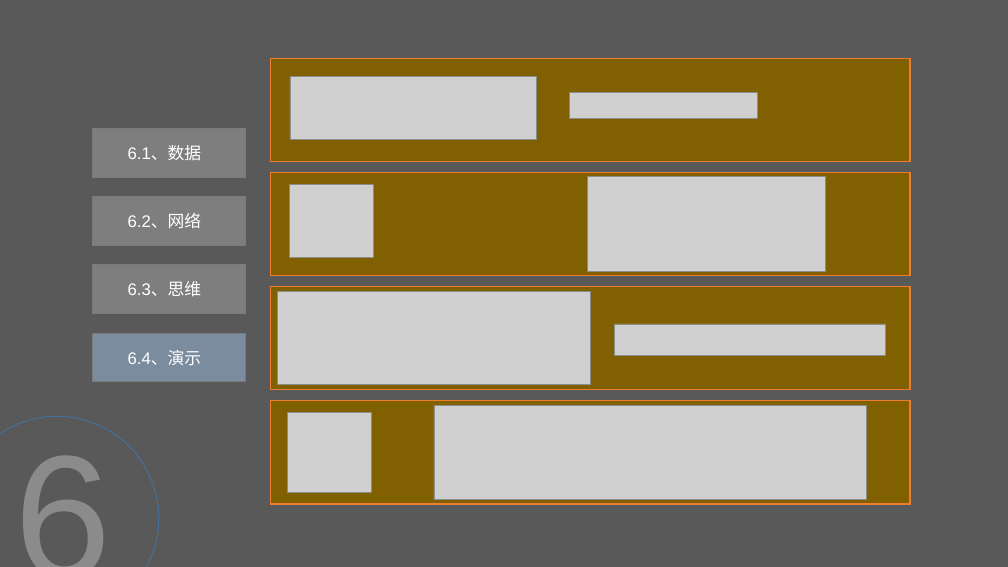
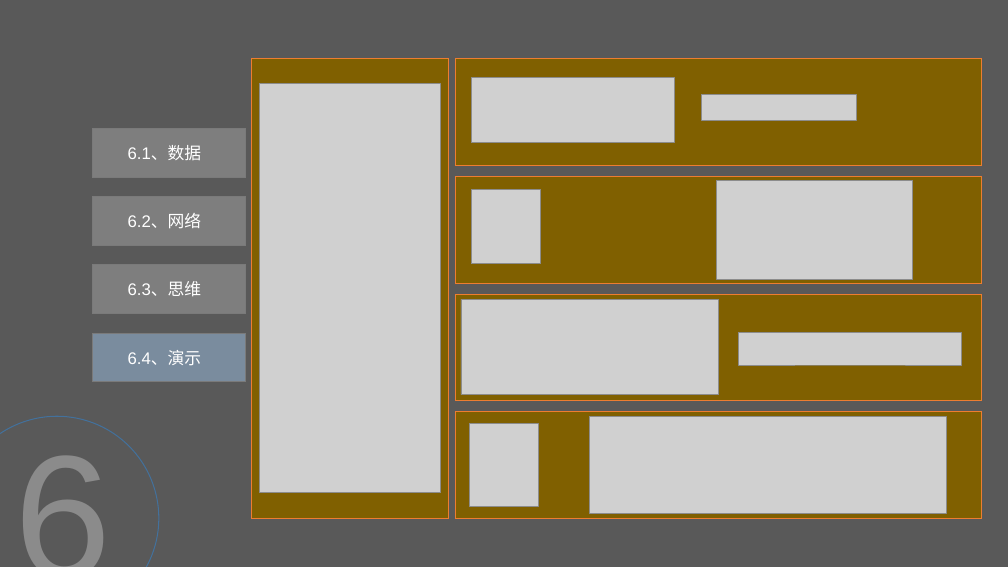
Before and after one commit to jiaxiaogang/HELIX_THEORY, a slide deck: slide 22 of Other/9_公司内AI技术分享20180628.pptx. Drawn at 1008x567 pixels with LibreOffice and Linux fonts; fonts in the diff are those of the drawing; grey boxes stand for pictures; background and template pictures are left out. Boxes give left, top, right and bottom in pixels: in the first picture for what was removed or moved away, otherwise in the second. Text is boxed around its words. In the diff, an @@ line names an element or a change of style, - is before the commit and + after.

Commit message:
Update ppt;

```diff
--- a/Other/9_公司内AI技术分享20180628.pptx
+++ b/Other/9_公司内AI技术分享20180628.pptx
@@ rectangle added at box(251, 59, 449, 519), fill #806000, outline #ED7D31 1 pt @@
@@ rectangle: place and size @@
-rectangle at box(271, 58, 910, 162)
+rectangle at box(456, 59, 982, 166)
@@ picture added at box(260, 84, 441, 493) @@
@@ picture: place and size @@
-picture at box(290, 76, 536, 140)
+picture at box(471, 77, 674, 143)
@@ picture: place and size @@
-picture at box(569, 93, 758, 118)
+picture at box(702, 95, 857, 120)
@@ rectangle: place and size @@
-rectangle at box(271, 172, 910, 276)
+rectangle at box(456, 177, 982, 284)
@@ picture: place and size @@
-picture at box(290, 185, 374, 258)
+picture at box(471, 189, 540, 264)
@@ picture: place and size @@
-picture at box(588, 176, 826, 272)
+picture at box(717, 180, 913, 279)
@@ rectangle: place and size @@
-rectangle at box(271, 287, 910, 390)
+rectangle at box(456, 294, 982, 401)
@@ picture: place and size @@
-picture at box(278, 292, 591, 384)
+picture at box(461, 299, 719, 395)
@@ picture: place and size @@
-picture at box(615, 324, 885, 355)
+picture at box(739, 333, 962, 365)
@@ rectangle: place and size @@
-rectangle at box(271, 401, 910, 504)
+rectangle at box(456, 412, 982, 519)
@@ picture: place and size @@
-picture at box(434, 405, 867, 499)
+picture at box(590, 417, 947, 513)
@@ picture: place and size @@
-picture at box(287, 413, 371, 493)
+picture at box(470, 424, 538, 507)
```
Also in this commit, not shown: 4 other slides changed, 1 other file.
